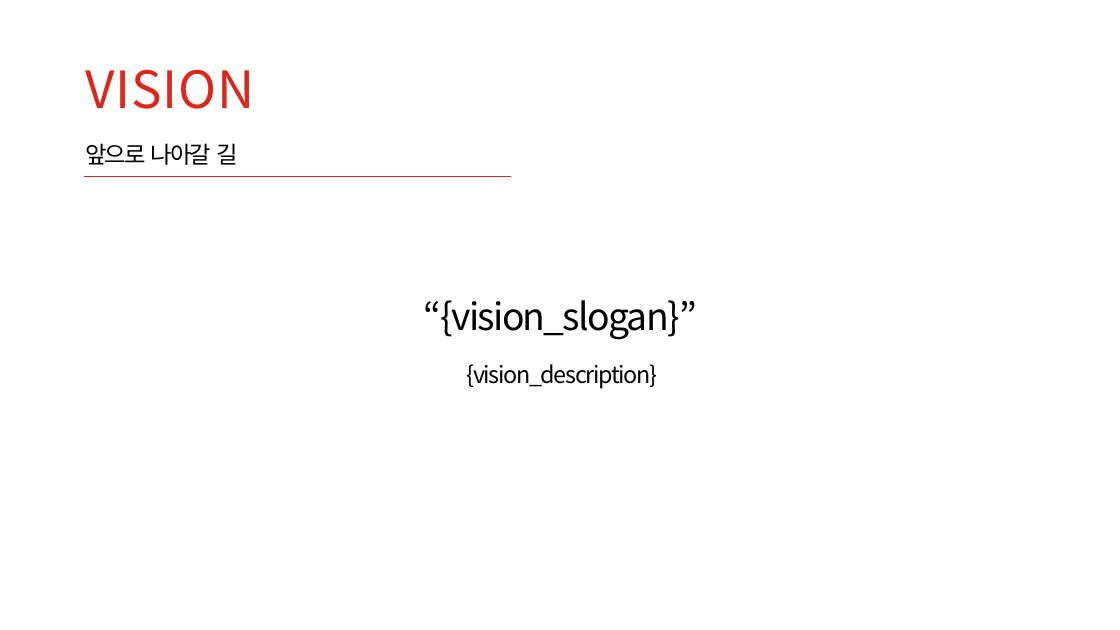
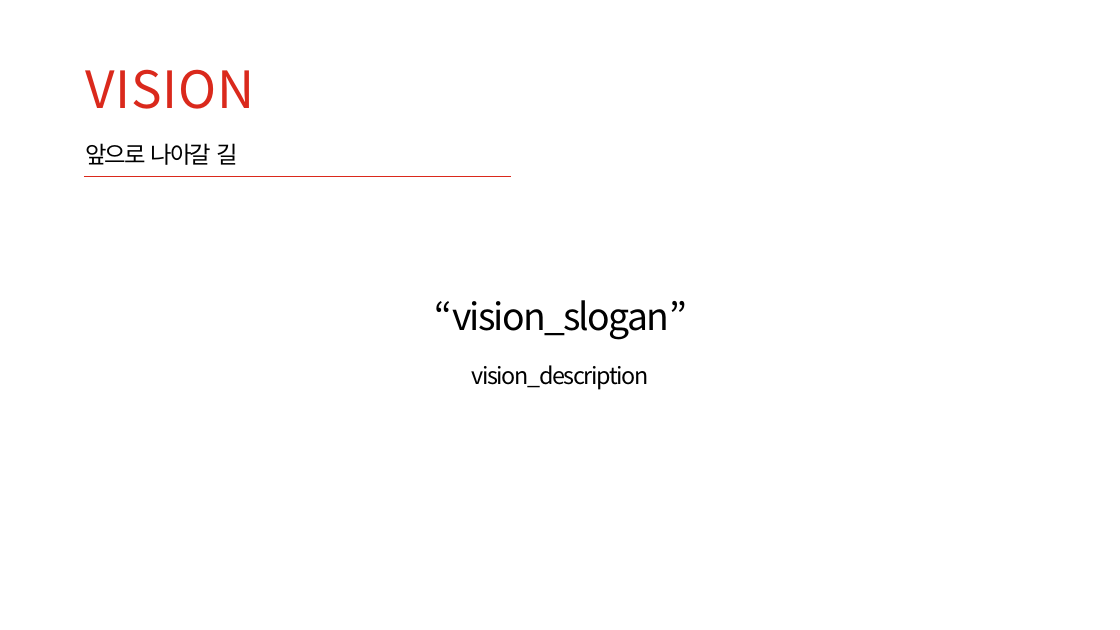
Before and after one commit to qja1998/github_mcp, a slide deck: slide 3 of ppt/sample.pptx. Drawn at 1120x630 pixels with LibreOffice and Linux fonts; fonts in the diff are those of the drawing; background and template pictures are left out. Boxes give left, top, right and bottom in pixels: in the first picture for what was removed or moved away, otherwise in the second. Text is boxed around its words. In the diff, an @@ line names an element or a change of style, - is before the commit and + after.

```diff
--- a/ppt/sample.pptx
+++ b/ppt/sample.pptx
@@ text at bbox=[434, 300, 686, 340]: text changed @@
-“{vision_slogan}”
+“vision_slogan”
@@ text at bbox=[471, 365, 648, 390]: text changed @@
-{vision_description}
+vision_description
```
Also in this commit, not shown: 4 other slides changed, 3 other files.
